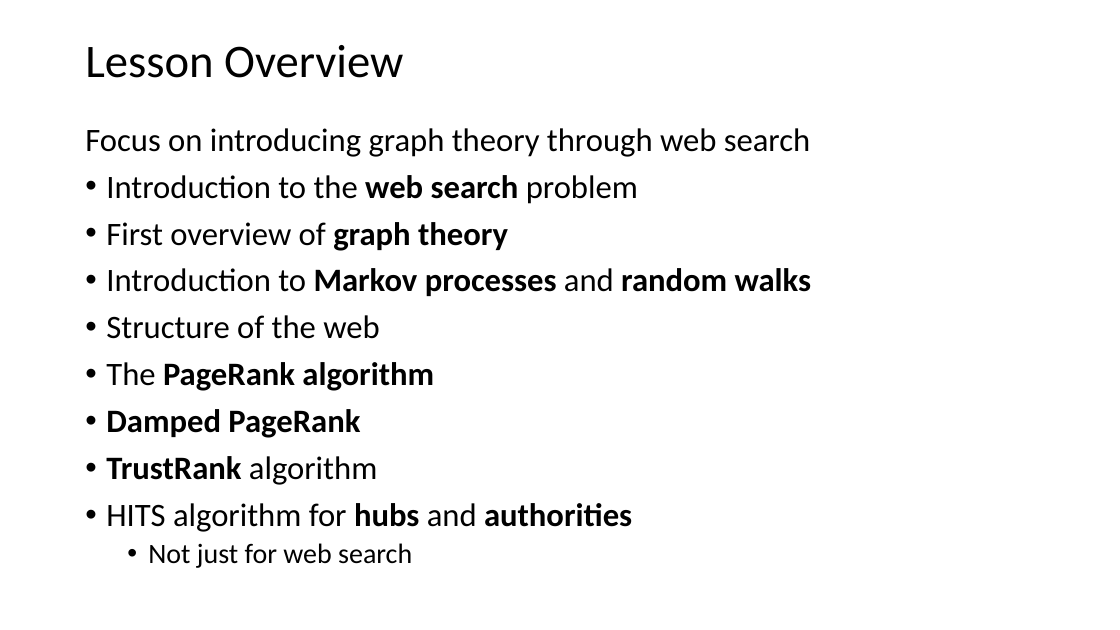
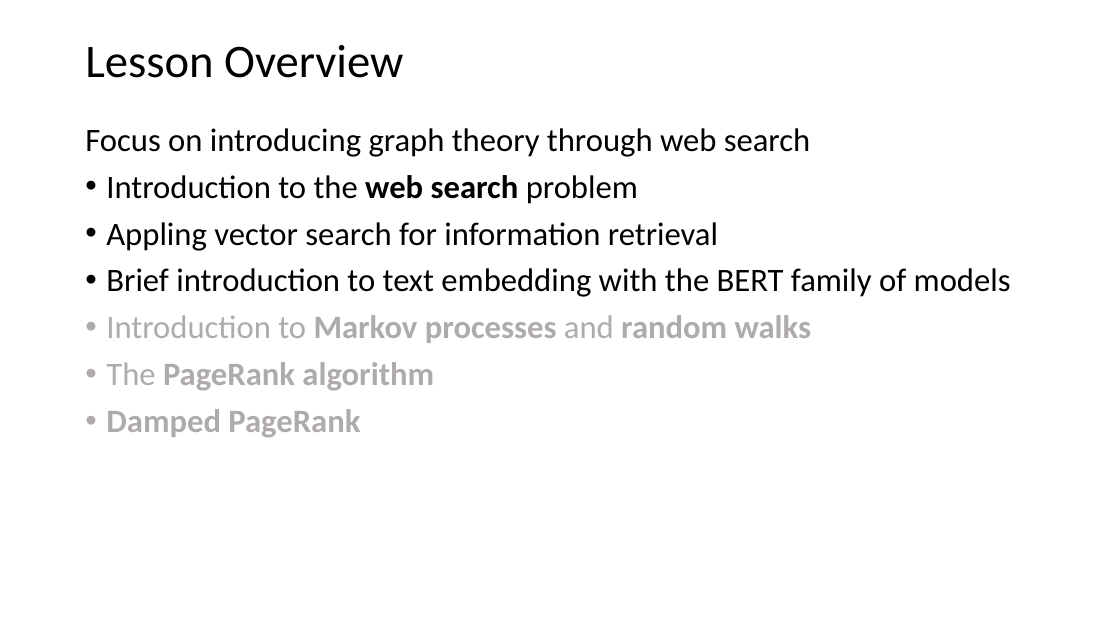
Before and after one commit to harelgabainew/school1, a slide deck: slide 2 of slides/7_DocumentWebSearching.pptx. Drawn at 1120x630 pixels with LibreOffice and Linux fonts; fonts in the diff are those of the drawing. Boxes give left, top, right and bottom in pixels: in the first picture for what was removed or moved away, otherwise in the second. Text is boxed around its words. In the diff, an @@ line names an element or a change of style, - is before the commit and + after.

Commit message:
Added slides on BERT embedding, updated and corrected slides

```diff
--- a/slides/7_DocumentWebSearching.pptx
+++ b/slides/7_DocumentWebSearching.pptx
@@ text at (x1=106, y1=222, x2=1011, y2=297): text changed @@
-• First overview of graph theory
+• Appling vector search for information retrieval
+• Brief introduction to text embedding with the BERT family of models
@@ text at (x1=106, y1=315, x2=379, y2=339): paragraph removed @@
-• Structure of the web
@@ text at (x1=106, y1=315, x2=811, y2=438): text colour #000000 to #AFABAB in "Introduction to Markov processes and random walks", "The PageRank algorithm", "Damped PageRank" @@
@@ text at (x1=106, y1=456, x2=632, y2=568): paragraphs removed @@
-• TrustRank algorithm
-• HITS algorithm for hubs and authorities
-  • Not just for web search
```
Also in this commit, not shown: 9 other slides changed, 8 slides added, 5 slides removed.
